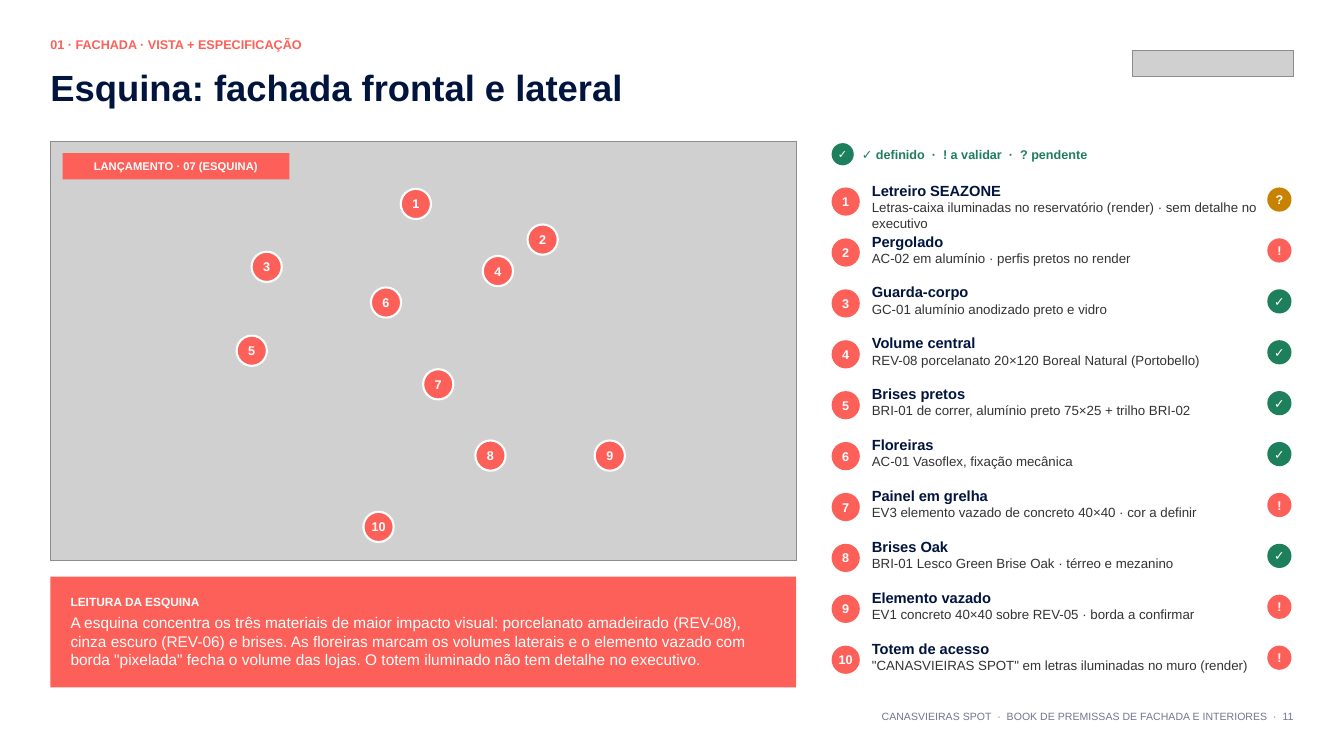
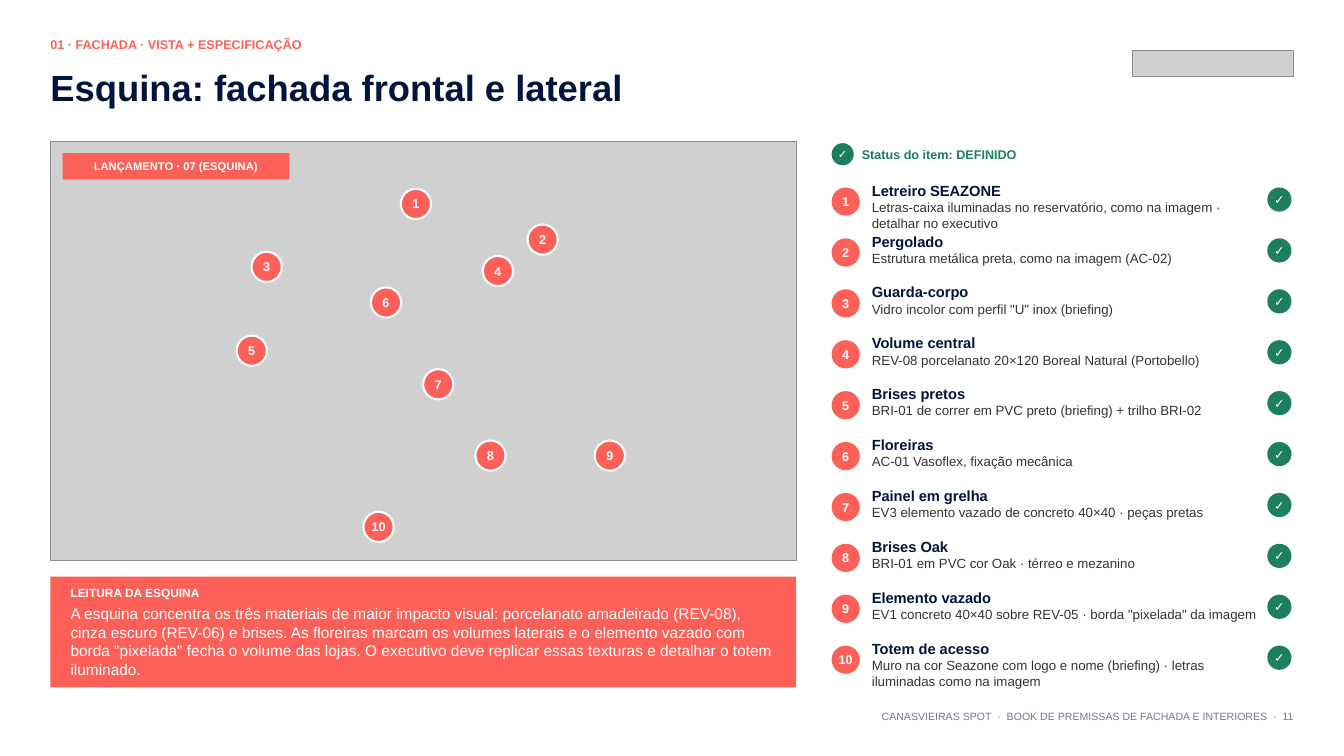
Before and after one commit to rachelsouto-source/book-premissas-template, a slide deck: slide 11 of books/CANASVIEIRAS_SPOT_Book_de_Premissas_v3.pptx. Drawn at 1344x756 pixels with LibreOffice and Linux fonts; fonts in the diff are those of the drawing; grey boxes stand for pictures; background and template pictures are left out. Boxes give left, top, right and bottom in pixels: in the first picture for what was removed or moved away, otherwise in the second. Text is boxed around its words. In the diff, an @@ line names an element or a change of style, - is before the commit and + after.

```diff
--- a/books/CANASVIEIRAS_SPOT_Book_de_Premissas_v3.pptx
+++ b/books/CANASVIEIRAS_SPOT_Book_de_Premissas_v3.pptx
@@ text at <box>862,150,1016,159</box>: text changed @@
-✓ definido · ! a validar · ? pendente
+Status do item: DEFINIDO
@@ text at <box>872,202,1212,228</box>: text changed @@
-Letras-caixa iluminadas no reservatório (render) · sem detalhe no executivo
+Letras-caixa iluminadas no reservatório, como na imagem · detalhar no executivo
@@ text in ellipse at <box>1267,188,1292,212</box>: text changed @@
-?
+✓
@@ ellipse "✓" at <box>1267,188,1292,212</box>: fill #C98200 to #1E7F5C @@
@@ text in ellipse at <box>1267,239,1292,263</box>: text changed @@
-!
+✓
@@ text at <box>872,253,1171,266</box>: text changed @@
-AC-02 em alumínio · perfis pretos no render
+Estrutura metálica preta, como na imagem (AC-02)
@@ text at <box>872,304,1113,317</box>: text changed @@
-GC-01 alumínio anodizado preto e vidro
+Vidro incolor com perfil "U" inox (briefing)
@@ text at <box>872,405,1201,418</box>: text changed @@
-BRI-01 de correr, alumínio preto 75×25 + trilho BRI-02
+BRI-01 de correr em PVC preto (briefing) + trilho BRI-02
@@ text at <box>872,507,1203,520</box>: text changed @@
-EV3 elemento vazado de concreto 40×40 · cor a definir
+EV3 elemento vazado de concreto 40×40 · peças pretas
@@ text in ellipse at <box>1267,493,1292,517</box>: text changed @@
-!
+✓
@@ text at <box>872,558,1135,568</box>: text changed @@
-BRI-01 Lesco Green Brise Oak · térreo e mezanino
+BRI-01 em PVC cor Oak · térreo e mezanino
@@ text in ellipse at <box>1267,595,1292,619</box>: text changed @@
-!
+✓
@@ text at <box>71,608,772,675</box>: text changed @@
-A esquina concentra os três materiais de maior impacto visual: porcelanato amadeirado (REV-08), cinza escuro (REV-06) e brises. As floreiras marcam os volumes laterais e o elemento vazado com borda "pixelada" fecha o volume das lojas. O totem iluminado não tem detalhe no executivo.
+A esquina concentra os três materiais de maior impacto visual: porcelanato amadeirado (REV-08), cinza escuro (REV-06) e brises. As floreiras marcam os volumes laterais e o elemento vazado com borda "pixelada" fecha o volume das lojas. O executivo deve replicar essas texturas e detalhar o totem iluminado.
@@ text at <box>872,609,1256,622</box>: text changed @@
-EV1 concreto 40×40 sobre REV-05 · borda a confirmar
+EV1 concreto 40×40 sobre REV-05 · borda "pixelada" da imagem
@@ fill #FC6058 to #1E7F5C in 4 elements at <box>1267,239,1292,263</box>, <box>1267,493,1292,517</box>, <box>1267,595,1292,619</box>, <box>1267,646,1292,670</box> @@
@@ text in ellipse at <box>1267,646,1292,670</box>: text changed @@
-!
+✓
@@ text at <box>872,660,1204,689</box>: text changed @@
-"CANASVIEIRAS SPOT" em letras iluminadas no muro (render)
+Muro na cor Seazone com logo e nome (briefing) · letras iluminadas como na imagem
```
Also in this commit, not shown: 19 other slides changed, 3 other files.
